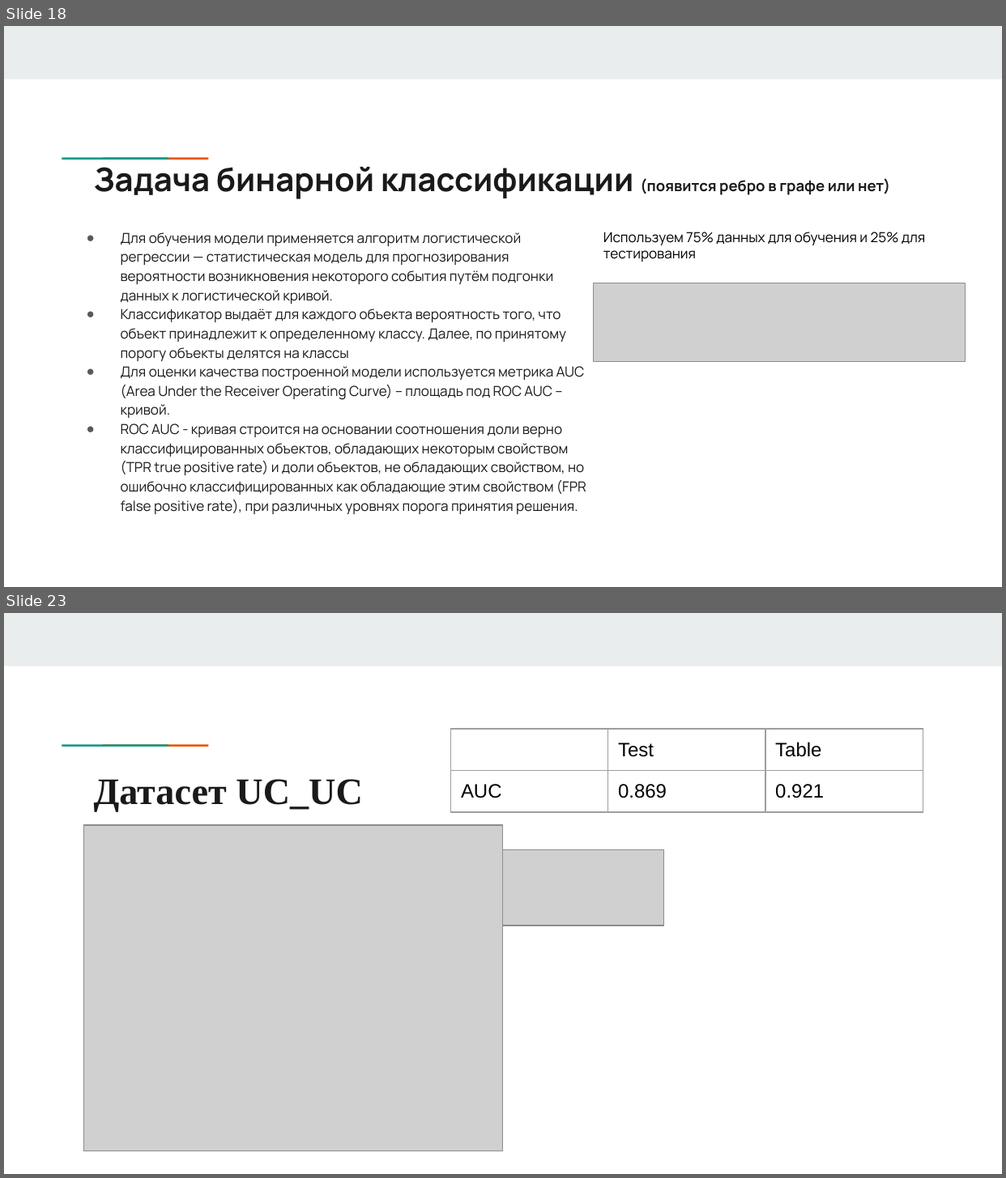
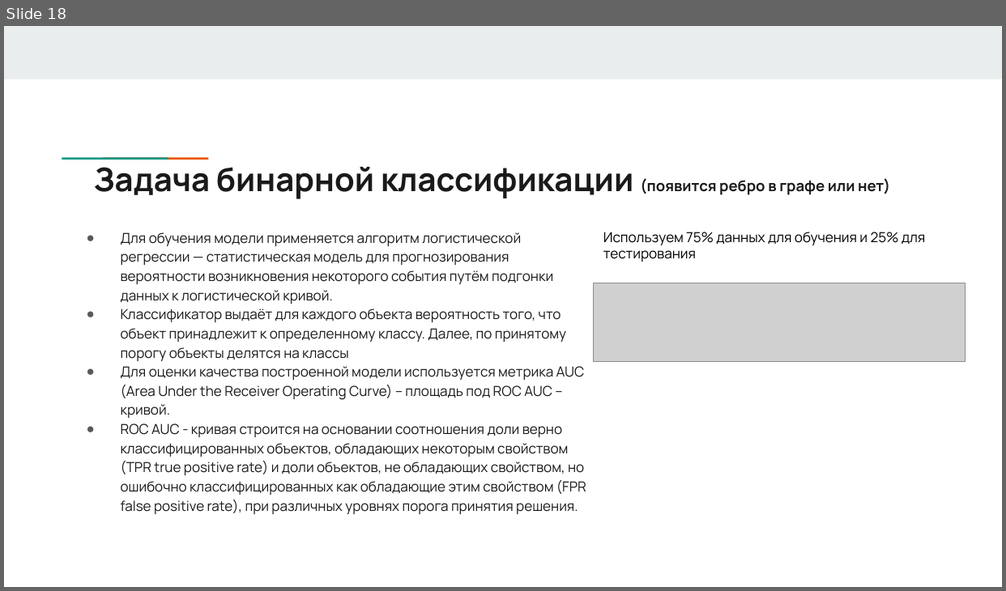
Before and after one commit to answerIII/GraphTheory2022-2023, a slide deck: notes/Team17.pptx. Shown one above the other, each under a label of ours: slides 18 and 23 before the commit, slide 18 after it; the slides between them are not shown. The pictures are 1006x1178 and 1006x591 pixels, drawn with LibreOffice and Linux fonts; fonts in the diff are those of the drawing; grey boxes stand for pictures. Boxes give left, top, right and bottom in pixels: in the first picture for what was removed or moved away, otherwise in the second. Text is boxed around its words. In the diff, an @@ line names an element or a change of style, - is before the commit and + after.

```diff
--- a/notes/Team17.pptx
+++ b/notes/Team17.pptx
@@ slide 23 removed at (x1=4, y1=613, x2=1002, y2=1174), background #FFFFFF; not listed: 3 template elements that a slide beside it also shows @@
@@ table removed at (x1=451, y1=729, x2=924, y2=815), 2 rows, 3 columns @@
- | Test | Table
-AUC | 0.869 | 0.921
@@ title removed at (x1=94, y1=779, x2=363, y2=811) @@
-Датасет UC_UC
@@ picture removed at (x1=84, y1=825, x2=503, y2=1151) @@
@@ picture removed at (x1=503, y1=850, x2=663, y2=926) @@
```
Also in this commit, not shown: 3 slides changed, 6 slides added, 2 other slides removed, 19 other files.
